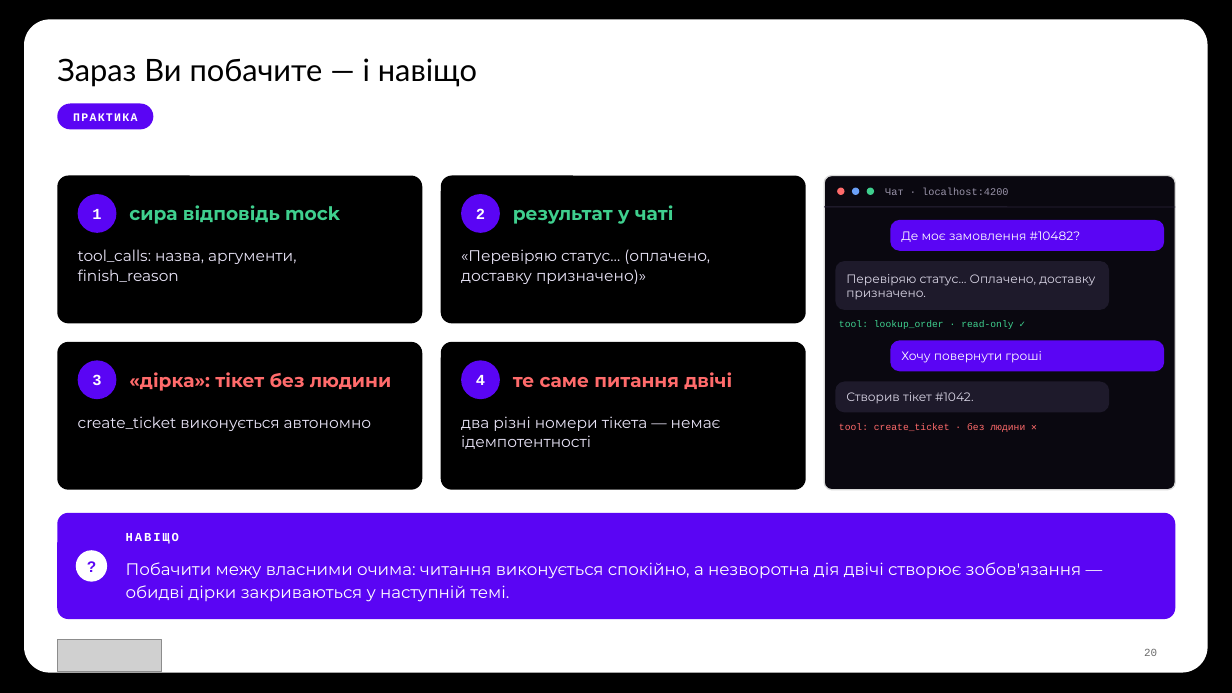
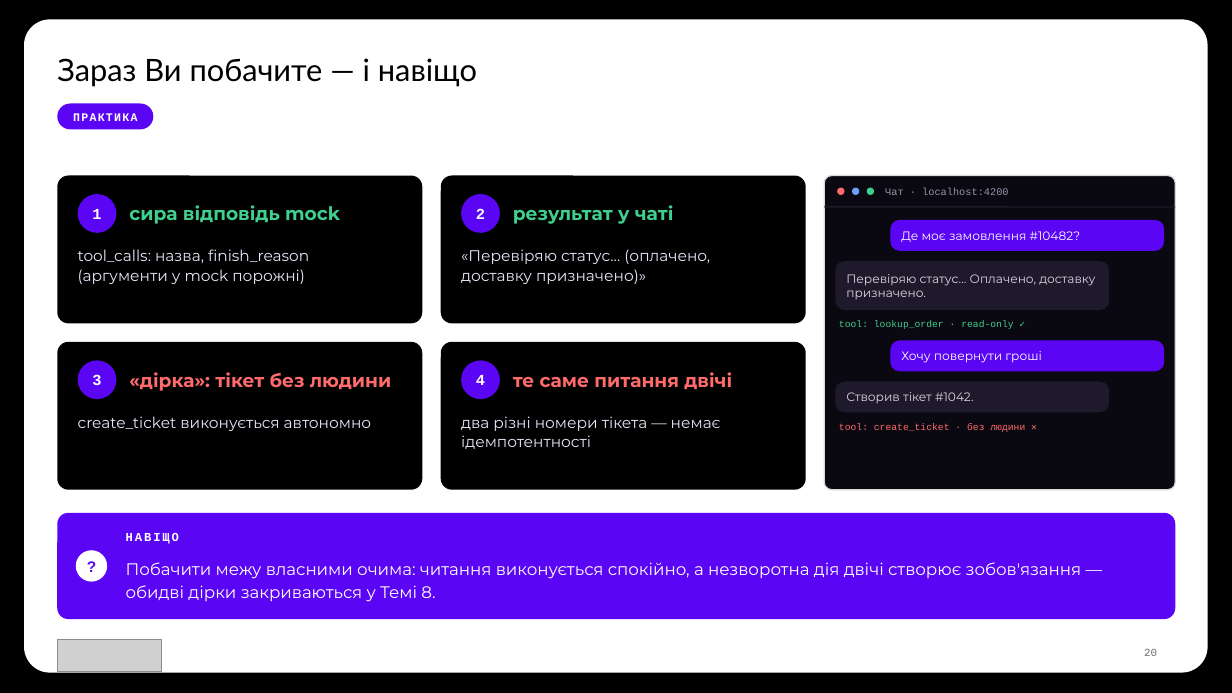
Before and after one commit to TarasFedorenkoFTV/llmops-bootcamp, a slide deck: slide 20 of docs/decks/L06.pptx. Drawn at 1232x693 pixels with LibreOffice and Linux fonts; fonts in the diff are those of the drawing; grey boxes stand for pictures; background and template pictures are left out. Boxes give left, top, right and bottom in pixels: in the first picture for what was removed or moved away, otherwise in the second. Text is boxed around its words. In the diff, an @@ line names an element or a change of style, - is before the commit and + after.

```diff
--- a/docs/decks/L06.pptx
+++ b/docs/decks/L06.pptx
@@ text at <box>78,249,309,284</box>: text changed @@
-tool_calls: назва, аргументи, finish_reason
+tool_calls: назва, finish_reason (аргументи у mock порожні)
@@ text at <box>126,562,1082,602</box>: text changed @@
-Побачити межу власними очима: читання виконується спокійно, а незворотна дія двічі створює зобов'язання — обидві дірки закриваються у наступній темі.
+Побачити межу власними очима: читання виконується спокійно, а незворотна дія двічі створює зобов'язання — обидві дірки закриваються у Темі 8.
```
Also in this commit, not shown: 6 other slides changed, 46 other files.
